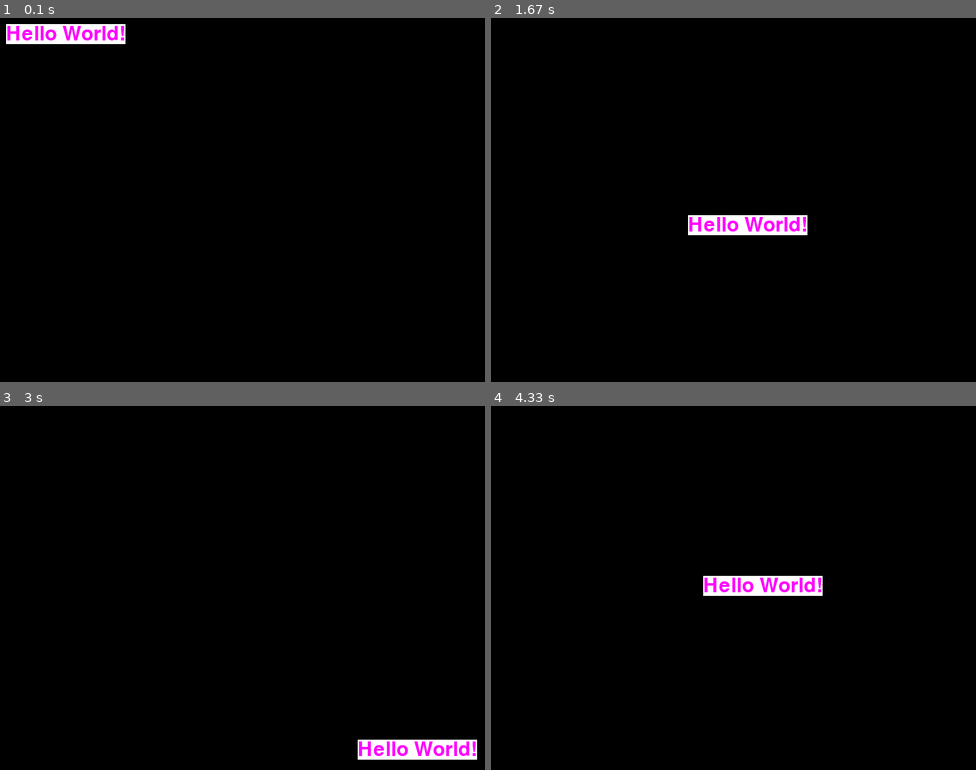
Above: before the commit, frames 1-4 (two rows, left to right).
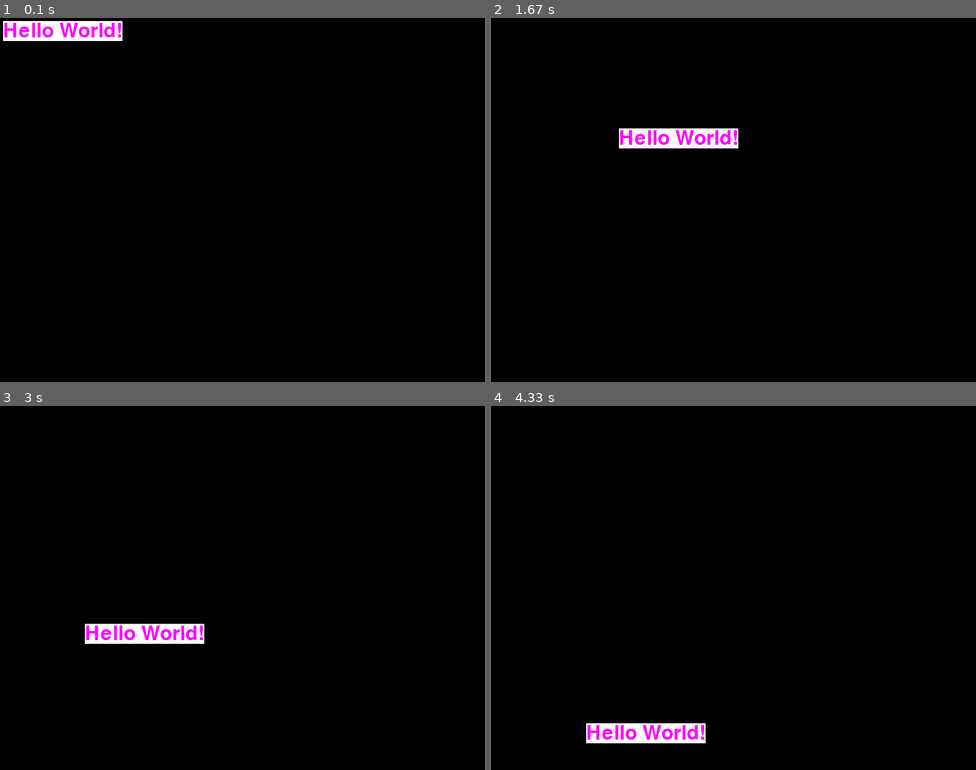
Above: after the commit, the same moments.

Repository: hercz/PyGamePractice
Game: pygame game, started from HelloWorld.py
Same seed, same stepped clock (60 frames per second), same inputs: the game is played once before the commit and once after it.
Inputs (mouse positions are in pixels of both pictures, inside the frame that each line leads up to):
- Up to frame 1 (0.1 s): no input
- Up to frame 2 (1.67 s): click "Hello World!" at 0.38 s; click (782, 280) at 0.72 s; click (912, 327) at 1.05 s; click (617, 127) at 1.38 s
- Up to frame 3 (3 s): click (242, 631) at 1.72 s; click (174, 511) at 2.05 s; click (412, 682) at 2.38 s; click (87, 624) at 2.72 s
- Up to frame 4 (4.33 s): click (592, 518) at 3.05 s; click (617, 653) at 3.38 s; click (908, 671) at 3.72 s; click (588, 722) at 4.05 s

The runs differ from the first frame. In frame 1, 1.2% of the frame differs, in the area x 0-26%, y 0-8%; in frame 2, 2.7%, in the area x 26-66%, y 30-60%; in frame 3, 2.7%; in frame 4, 2.7%.

Commit message:
Add mouse movements

Diff:
--- a/HelloWorld.py
+++ b/HelloWorld.py
@@ -23,16 +23,18 @@
 
     screen.fill((0, 0, 0))
 
+
+    mousePosition = pygame.mouse.get_pos()
+
+    x, y = mousePosition
+
+    if x + helloWorldSize[0] > 800 :
+        x = 800 - helloWorldSize[0]
+
+    if y + helloWorldSize[1] >600:
+        y = 600 - helloWorldSize[1]
+
+
     screen.blit(helloWorld, (x, y))
 
-    x += 5 *directionX
-    y += 5 * directionY
-
-    if x + helloWorldSize[0] > 800 or x <= 0:
-        directionX *= -1
-
-    if y + helloWorldSize[1] > 600 or y <= 0:
-        directionY *= -1
-
-
     pygame.display.update()
